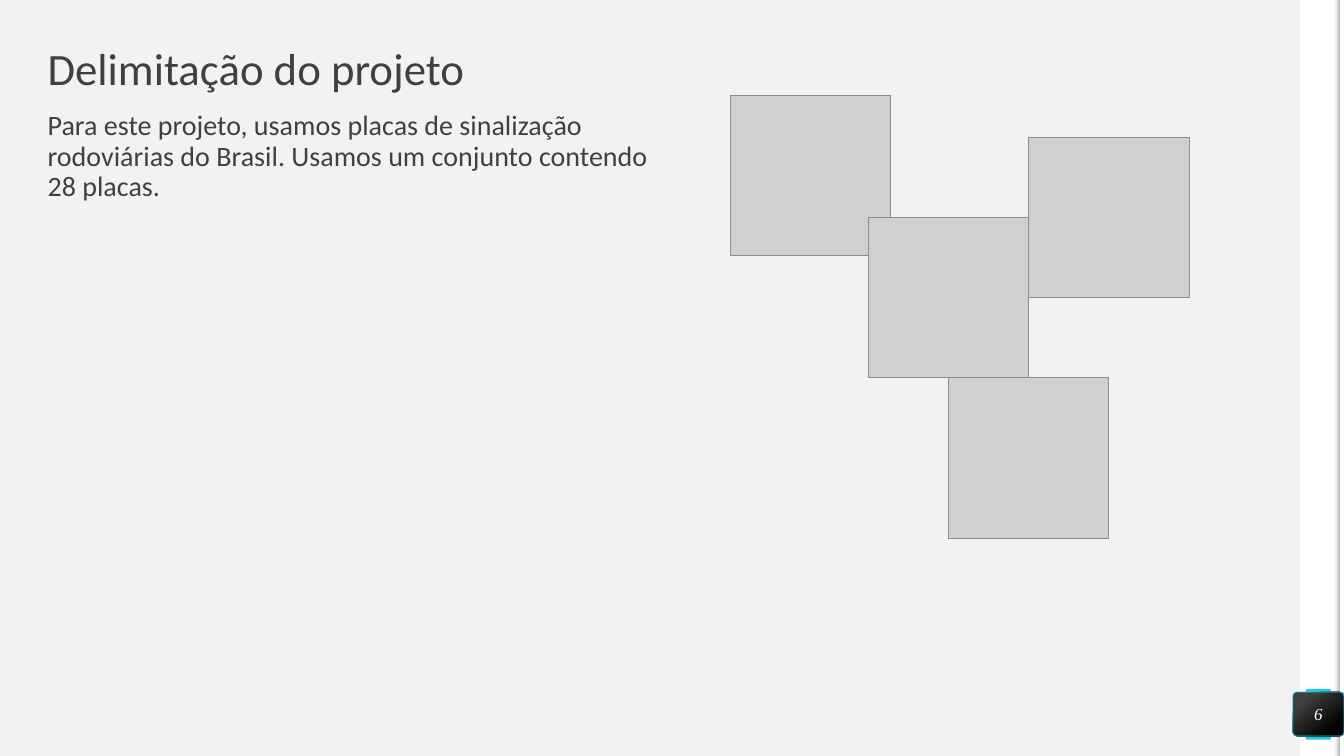
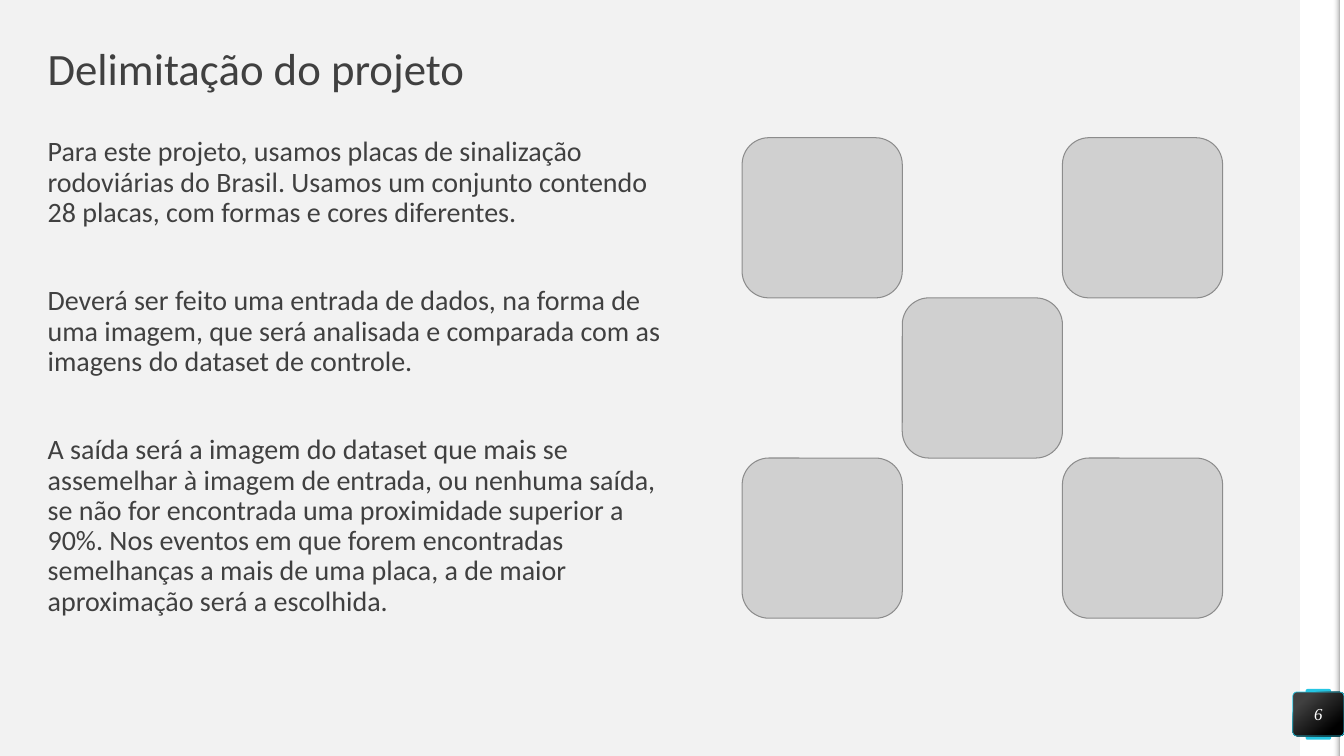
Before and after one commit to rodrigolessa/uff-traffic-sign-recognition, a slide deck: slide 6 of uff_201812_analise_de_imagem.bga.pptx. Drawn at 1344x756 pixels with LibreOffice and Linux fonts; fonts in the diff are those of the drawing; grey boxes stand for pictures. Boxes give left, top, right and bottom in pixels: in the first picture for what was removed or moved away, otherwise in the second. Text is boxed around its words. In the diff, an @@ line names an element or a change of style, - is before the commit and + after.

```diff
--- a/uff_201812_analise_de_imagem.bga.pptx
+++ b/uff_201812_analise_de_imagem.bga.pptx
@@ text at bbox=[48, 141, 660, 616]: text changed @@
-Para este projeto, usamos placas de sinalização rodoviárias do Brasil. Usamos um conjunto contendo 28 placas.
+Para este projeto, usamos placas de sinalização rodoviárias do Brasil. Usamos um conjunto contendo 28 placas, com formas e cores diferentes.
+Deverá ser feito uma entrada de dados, na forma de uma imagem, que será analisada e comparada com as imagens do dataset de controle.
+A saída será a imagem do dataset que mais se assemelhar à imagem de entrada, ou nenhuma saída, se não for encontrada uma proximidade superior a 90%. Nos eventos em que forem encontradas semelhanças a mais de uma placa, a de maior aproximação será a escolhida.
@@ picture: place and size @@
-picture at bbox=[731, 95, 891, 255]
+picture at bbox=[742, 138, 902, 298]
@@ picture: place and size @@
-picture at bbox=[1029, 138, 1190, 298]
+picture at bbox=[1063, 138, 1223, 298]
@@ picture: place and size @@
-picture at bbox=[869, 218, 1029, 378]
+picture at bbox=[902, 298, 1063, 459]
@@ picture added at bbox=[742, 458, 902, 618] @@
@@ picture: place and size @@
-picture at bbox=[949, 378, 1109, 538]
+picture at bbox=[1063, 458, 1223, 618]
```
Also in this commit, not shown: 1 slide added.
